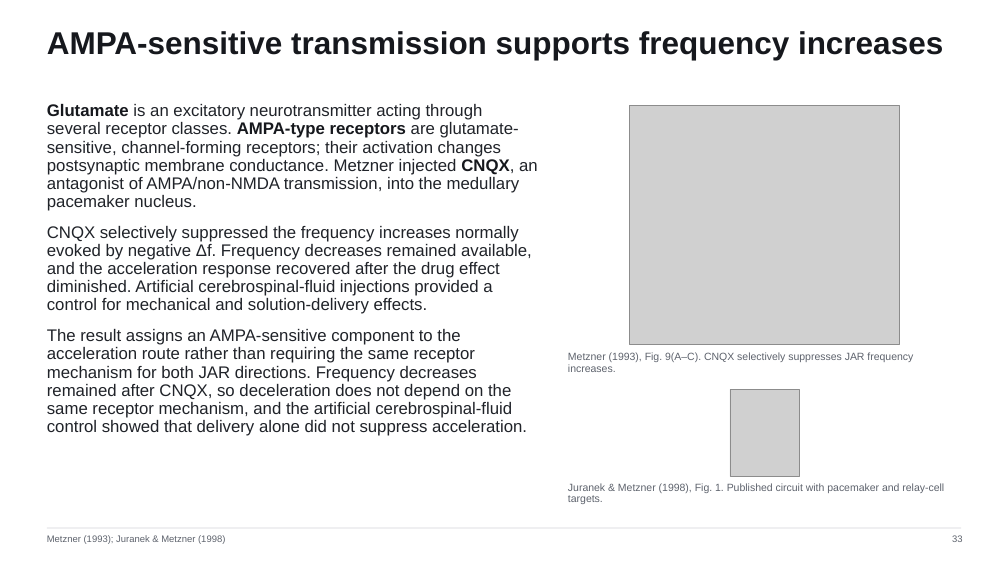
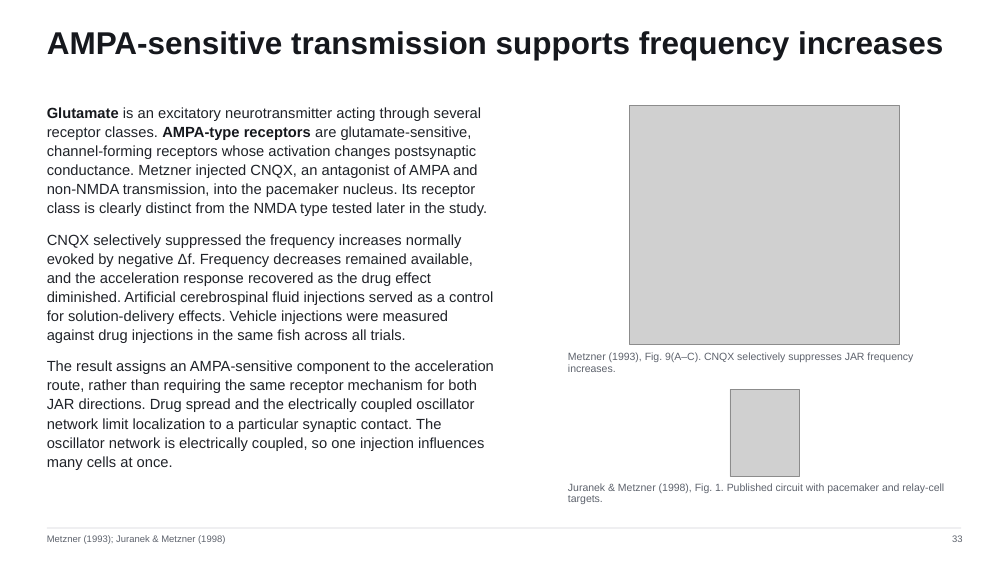
Before and after one commit to jordanxxlopez/NEUROETHOLOGY, a slide deck: slide 43 of scaffolded/Neuroethology_Lecture22_FA2026_SCAFFOLDED.pptx (slide 44 before the commit). Drawn at 1008x567 pixels with LibreOffice and Linux fonts; fonts in the diff are those of the drawing; grey boxes stand for pictures. Boxes give left, top, right and bottom in pixels: in the first picture for what was removed or moved away, otherwise in the second. Text is boxed around its words. In the diff, an @@ line names an element or a change of style, - is before the commit and + after.

```diff
--- a/scaffolded/Neuroethology_Lecture22_FA2026_SCAFFOLDED.pptx
+++ b/scaffolded/Neuroethology_Lecture22_FA2026_SCAFFOLDED.pptx
@@ text at (x1=47, y1=107, x2=494, y2=470): text changed; size 16 to 14 pt @@
-Glutamate is an excitatory neurotransmitter acting through several receptor classes. AMPA-type receptors are glutamate-sensitive, channel-forming receptors; their activation changes postsynaptic membrane conductance. Metzner injected CNQX, an antagonist of AMPA/non-NMDA transmission, into the medullary pacemaker nucleus.
-CNQX selectively suppressed the frequency increases normally evoked by negative Δf. Frequency decreases remained available, and the acceleration response recovered after the drug effect diminished. Artificial cerebrospinal-fluid injections provided a control for mechanical and solution-delivery effects.
-The result assigns an AMPA-sensitive component to the acceleration route rather than requiring the same receptor mechanism for both JAR directions. Frequency decreases remained after CNQX, so deceleration does not depend on the same receptor mechanism, and the artificial cerebrospinal-fluid control showed that delivery alone did not suppress acceleration.
+Glutamate is an excitatory neurotransmitter acting through several receptor classes. AMPA-type receptors are glutamate-sensitive, channel-forming receptors whose activation changes postsynaptic conductance. Metzner injected CNQX, an antagonist of AMPA and non-NMDA transmission, into the pacemaker nucleus. Its receptor class is clearly distinct from the NMDA type tested later in the study.
+CNQX selectively suppressed the frequency increases normally evoked by negative Δf. Frequency decreases remained available, and the acceleration response recovered as the drug effect diminished. Artificial cerebrospinal fluid injections served as a control for solution-delivery effects. Vehicle injections were measured against drug injections in the same fish across all trials.
+The result assigns an AMPA-sensitive component to the acceleration route, rather than requiring the same receptor mechanism for both JAR directions. Drug spread and the electrically coupled oscillator network limit localization to a particular synaptic contact. The oscillator network is electrically coupled, so one injection influences many cells at once.
```
Also in this commit, not shown: 53 other slides changed, 5 slides added, 5 slides removed, 3 other files.
